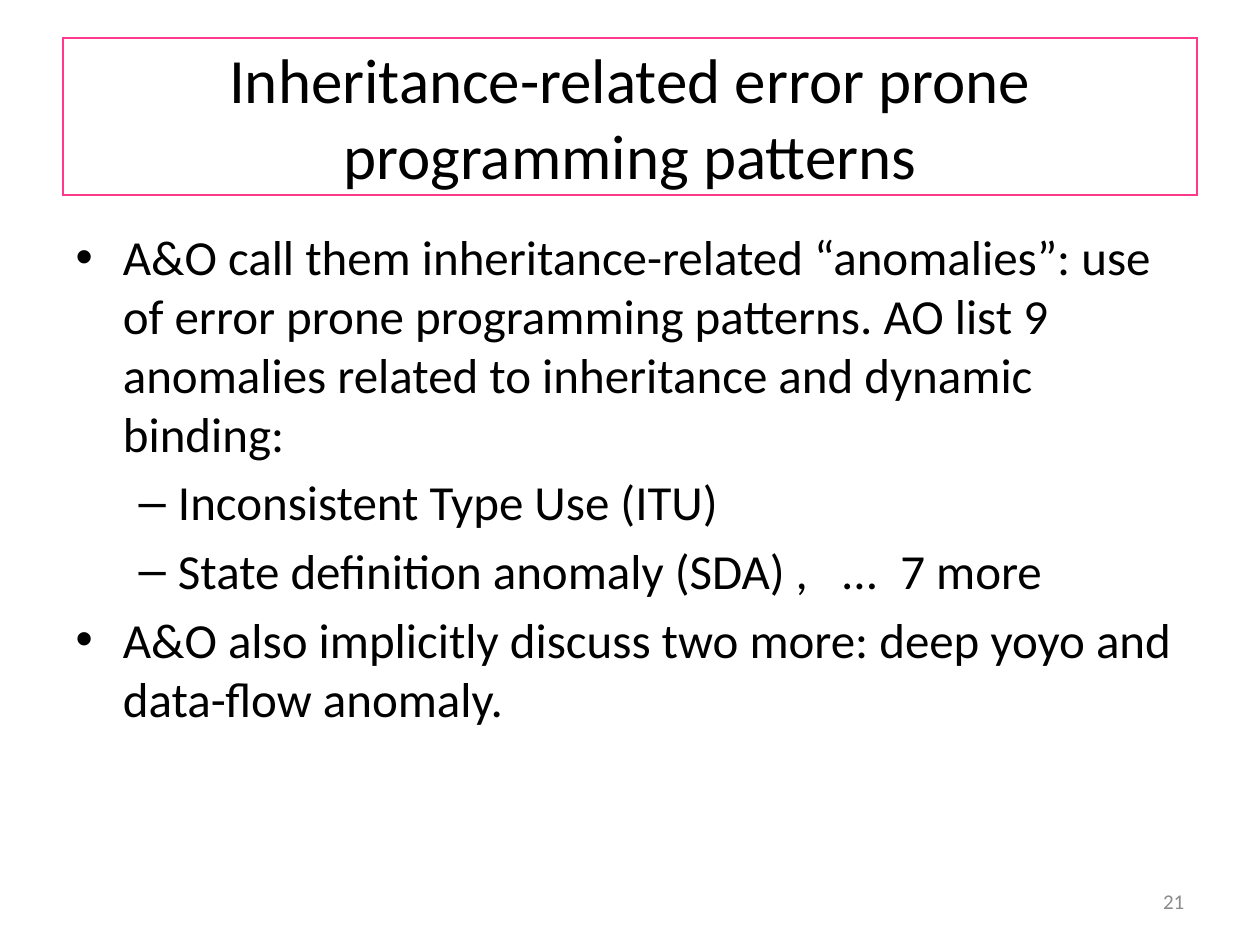
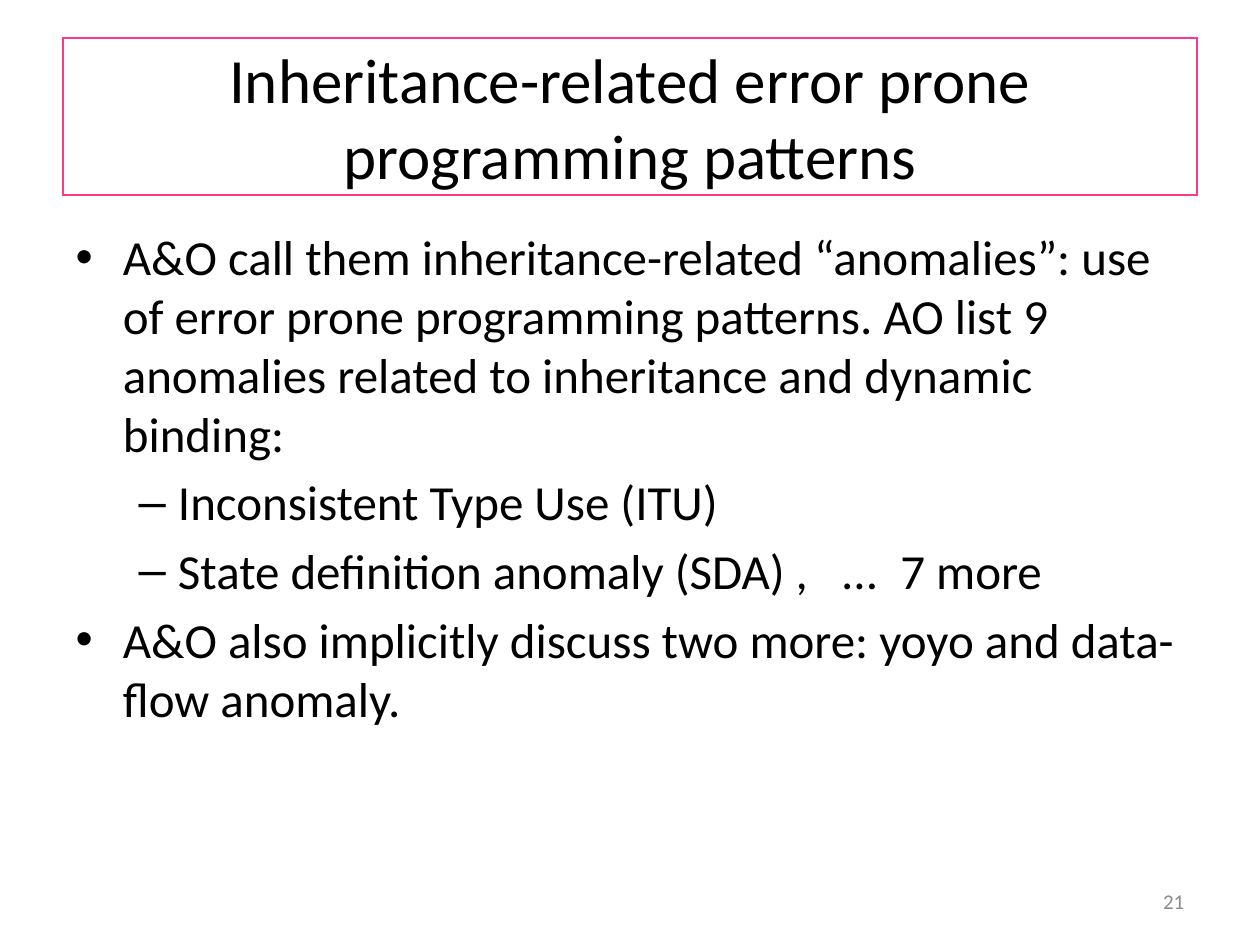
Before and after one commit to wooshrow/b3stv, a slide deck: slide 21 of slides/dfbt.pptx. Drawn at 1260x945 pixels with LibreOffice and Linux fonts; fonts in the diff are those of the drawing. Boxes give left, top, right and bottom in pixels: in the first picture for what was removed or moved away, otherwise in the second. Text is boxed around its words. In the diff, an @@ line names an element or a change of style, - is before the commit and + after.

```diff
--- a/slides/dfbt.pptx
+++ b/slides/dfbt.pptx
@@ text at (x1=123, y1=624, x2=1174, y2=725): text changed @@
-• A&O also implicitly discuss two more: deep yoyo and data-flow anomaly.
+• A&O also implicitly discuss two more: yoyo and data-flow anomaly.
```
Also in this commit, not shown: 4 other slides changed, 3 other files.
